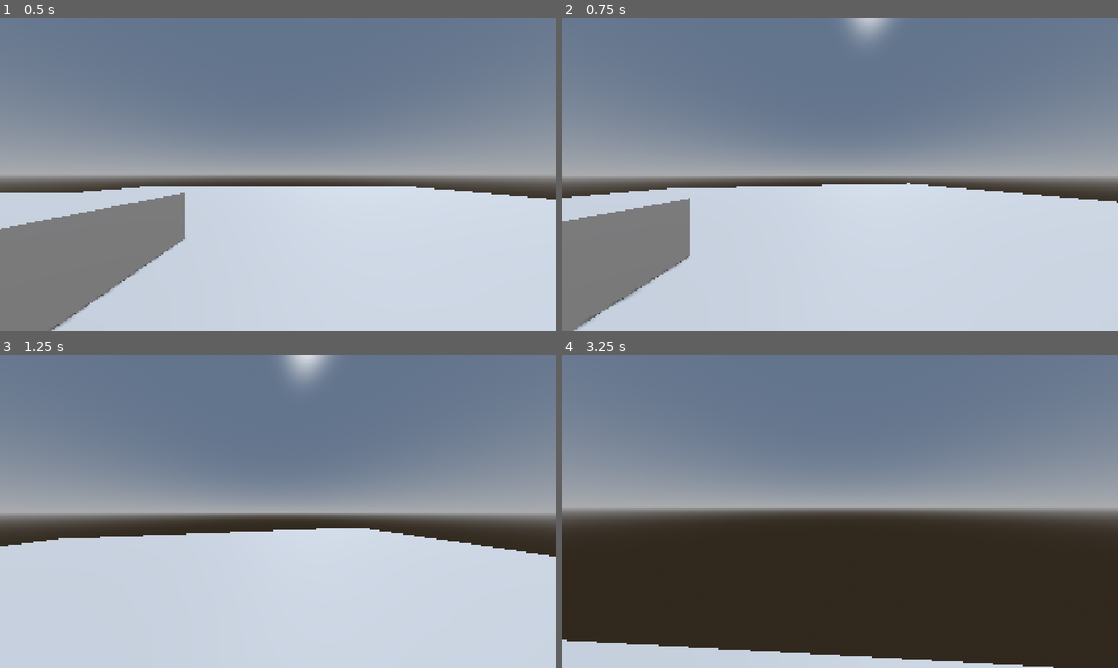
Above: before the commit, frames 1-4 (two rows, left to right).
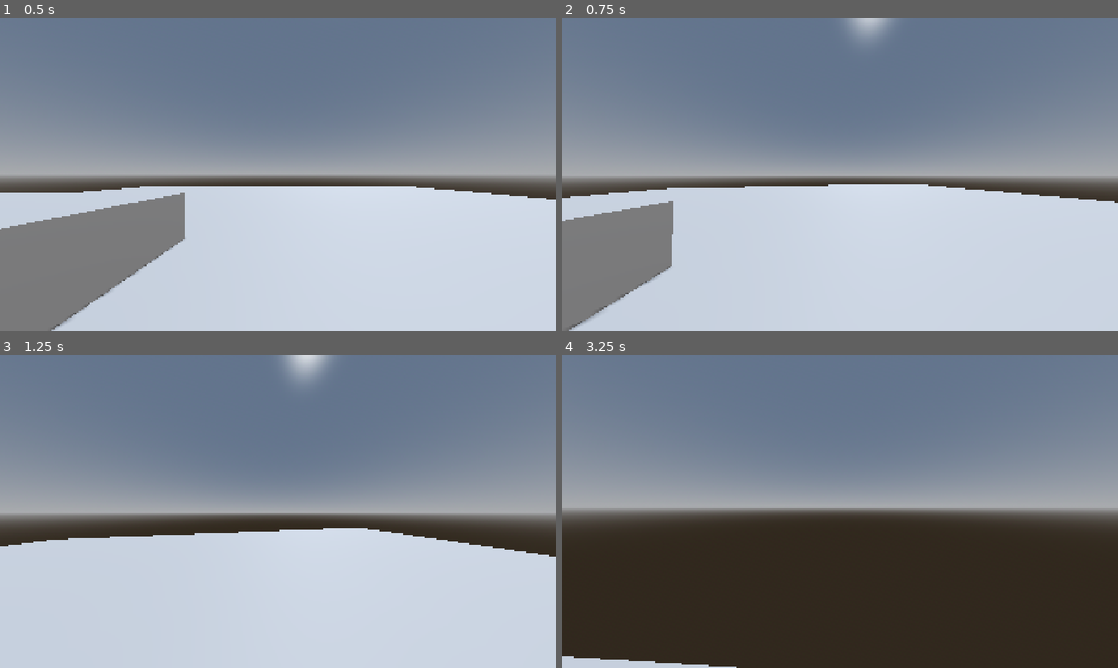
Above: after the commit, the same moments.

Repository: Error403Allowed/Rebound
Game: Godot game, scene res://Scenes/main.tscn
The game is run twice, just before and just after one commit, with the same random seed, the same clock (stepped at 60 frames per second) and the same inputs.
Inputs (mouse positions are in pixels of both pictures, inside the frame that each line leads up to):
- Up to frame 1 (0.5 s): no input
- Up to frame 2 (0.75 s): tap Enter at 0.5 s; move the mouse to (867, 174) at 0.52 s; hold W from 0.53 s (still down); hold Shift from 0.53 s (still down); click (867, 174) at 0.67 s
- Up to frame 3 (1.25 s): keep holding W; keep holding Shift; tap Space at 0.77 s
- Up to frame 4 (3.25 s): keep holding W; move the mouse to (812, 511) at 1.27 s; release Shift at 1.28 s; tap Shift at 1.35, 2.85 s; tap Space at 1.52, 3.02 s; move the mouse to (851, 505) at 2.02 s; hold Shift 2.03-2.78 s; move the mouse to (834, 517) at 2.77 s; click (834, 517) at 2.92 s

Frame 1 is identical in both runs. In frame 2, 0.9% of the frame differs, in the area x 0-100%, y 52-100%; in frame 3, less than 0.1%; in frame 4, 3.4%, in the area x 0-89%, y 90-100%.

Commit message:
Adjusted gravity and airtime realism

Diff:
--- a/Scenes/player.gd
+++ b/Scenes/player.gd
@@ -4,8 +4,8 @@
 @export var sprint_speed: float = 7.5
 @export var jump_velocity: float = 4.5
 @export var mouse_sensitivity: float = 0.002
-@export var ground_acceleration: float = 35.0
-@export var air_acceleration: float = 6.0
+@export var ground_acceleration: float = 50.0
+@export var air_acceleration: float = 15.0
 
 var gravity: float = float(ProjectSettings.get_setting("physics/3d/default_gravity"))
 var _jump_was_held: bool = false
